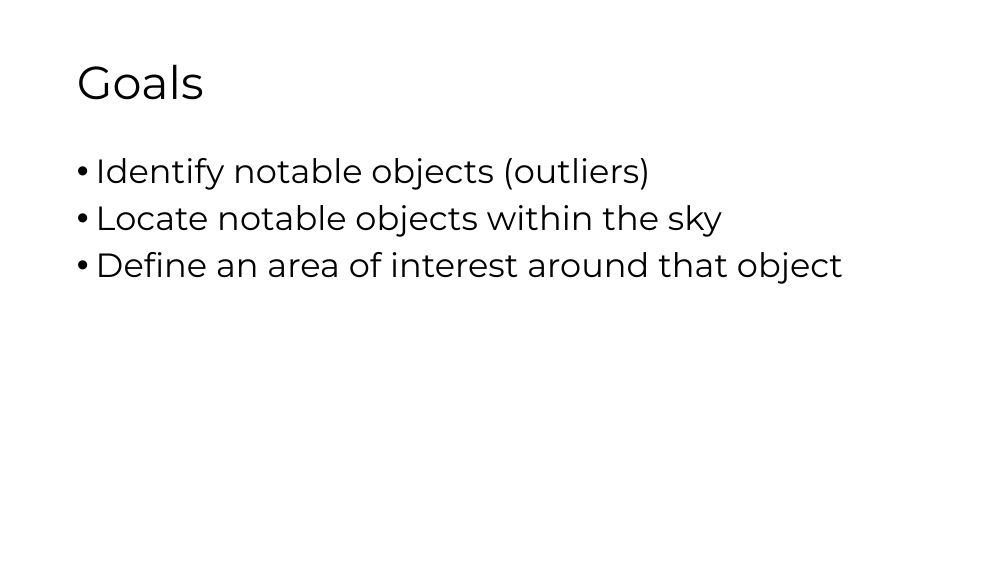
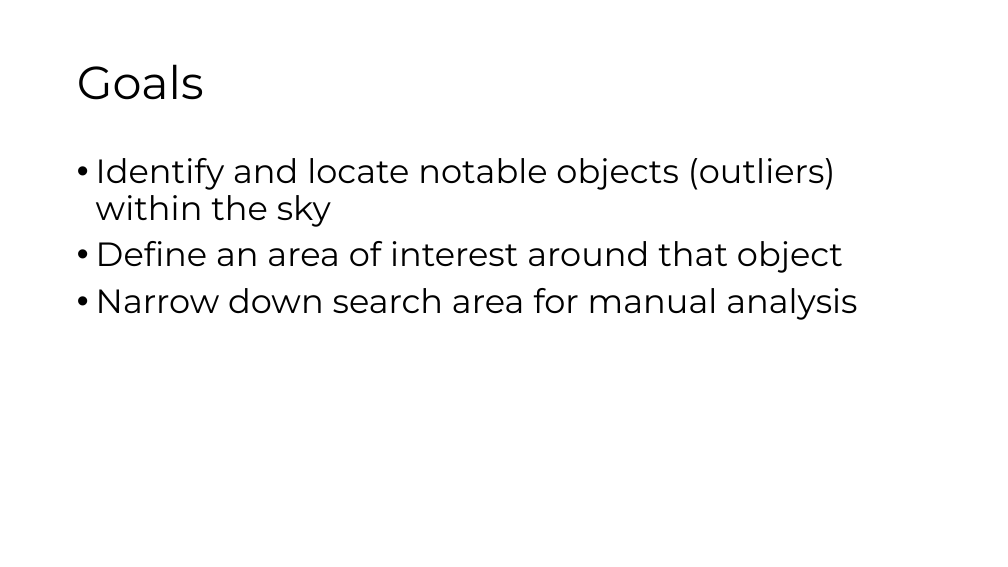
Before and after one commit to ibhojwani/seip_big_data, a slide deck: slide 2 of Presentation.pptx. Drawn at 1008x567 pixels with LibreOffice and Linux fonts; fonts in the diff are those of the drawing. Boxes give left, top, right and bottom in pixels: in the first picture for what was removed or moved away, otherwise in the second. Text is boxed around its words. In the diff, an @@ line names an element or a change of style, - is before the commit and + after.

```diff
--- a/Presentation.pptx
+++ b/Presentation.pptx
@@ text at <box>96,158,836,227</box>: text changed @@
-• Identify notable objects (outliers)
-• Locate notable objects within the sky
+• Identify and locate notable objects (outliers) within the sky
@@ text at <box>96,288,857,320</box>: paragraph added @@
+• Narrow down search area for manual analysis
```
Also in this commit, not shown: 9 other slides changed, 5 slides added, 8 slides removed, 3 other files.
